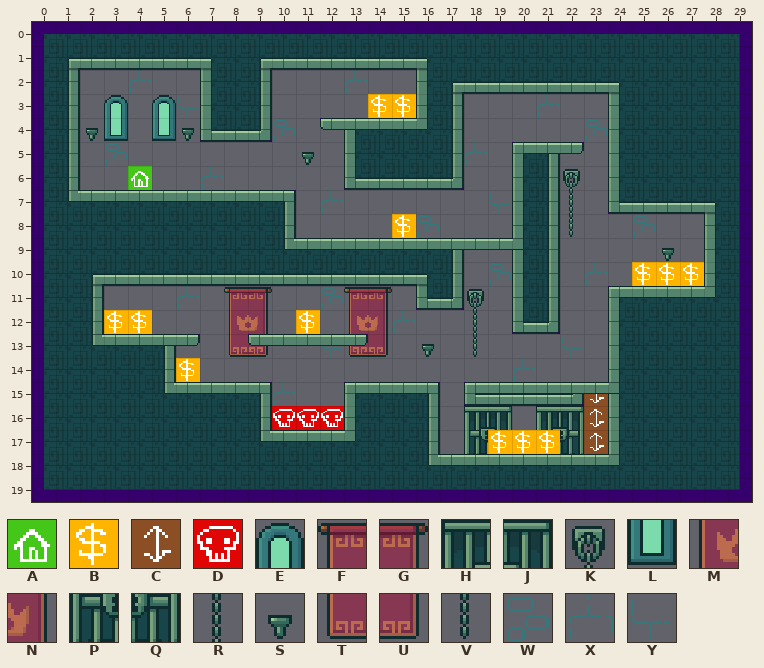
Tiled map, stored at src/assets/tiled/maps/level1.tmx. The picture above is the old version.
Cells are 16x16 px. Shown: x 0..29, y 0..19.
Key: from "tileset_colliders": A 0, B 1, C 2, D 3; from "tileset_decoration": E 0, F 1, G 2, H 3, J 4, K 5, L 6, M 7, N 8, P 9, Q 10, R 11, S 12, T 13, U 14, V 17, W 18, X 19, Y 20.
_ is an empty cell, # one hidden under a higher layer.
Layers that did not change in this view are not listed.
Layer "layer_decoration" before, first column x 0:
 0 ______________________________
 1 ______________________________
 2 ____X________X________________
 3 ___E_EY________#_____X________
 4 __SL_LS___W____________W______
 5 ___W_______S______X___________
 6 _______X______________K_______
 7 ____________X______Y__R_______
 8 ________________W_____V__W____
 9 __________________________S___
10 ___________________W___X___#__
11 ______X_FG__WFG___K___________
12 ___#____MN___MNX__R___________
13 ________TU__YTU_S_V___Y_______
14 ____________________X_________
15 __________X___________________
16 __________________HJ_HJ#______
17 __________________P#_#Q_______
18 ______________________________
19 ______________________________
Layer "layer_logic" before, first column x 0:
 0 ______________________________
 1 ______________________________
 2 ______________________________
 3 ______________BB______________
 4 ______________________________
 5 ______________________________
 6 ____A_________________________
 7 ______________________________
 8 _______________B______________
 9 ______________________________
10 _________________________BBB__
11 ______________________________
12 ___BB______B__________________
13 ______________________________
14 ______B_______________________
15 _______________________C______
16 __________DDD__________C______
17 ___________________BBB_C______
18 ______________________________
19 ______________________________
New version:
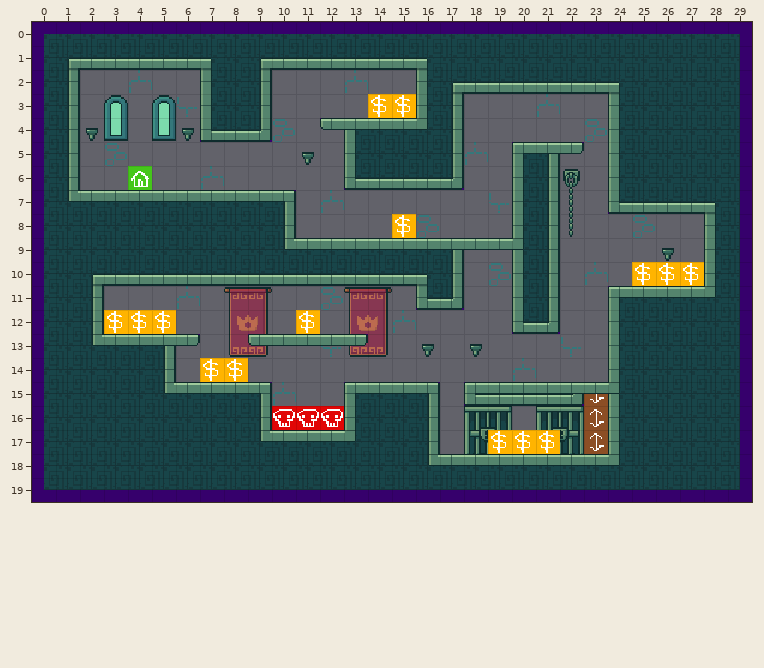
Change:
Changed rows in their new state; . is an unchanged cell.
Layer "layer_decoration":
first column x 18:
11 _
12 _
13 S
Layer "layer_logic":
first column x 5:
12 B...
14 ._BB
Pixel boxes of the changes (left, top, right, bottom) in both pictures:
changed: (467, 289, 484, 357)
added: (152, 310, 176, 334)
changed: (176, 358, 248, 382)
